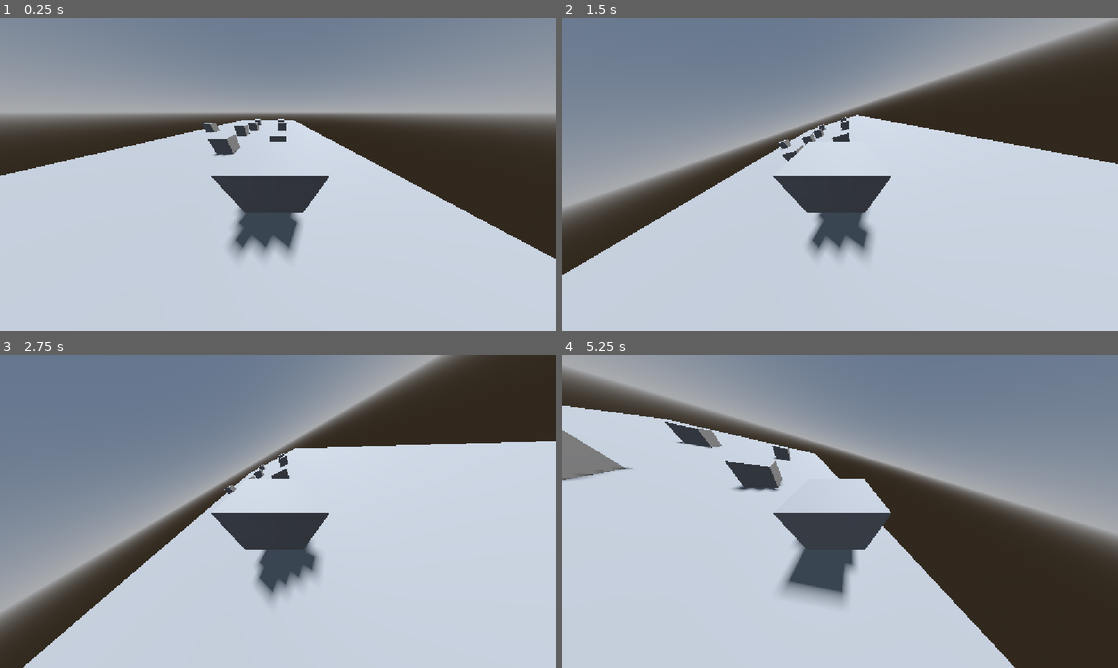
Above: before the commit, frames 1-4 (two rows, left to right).
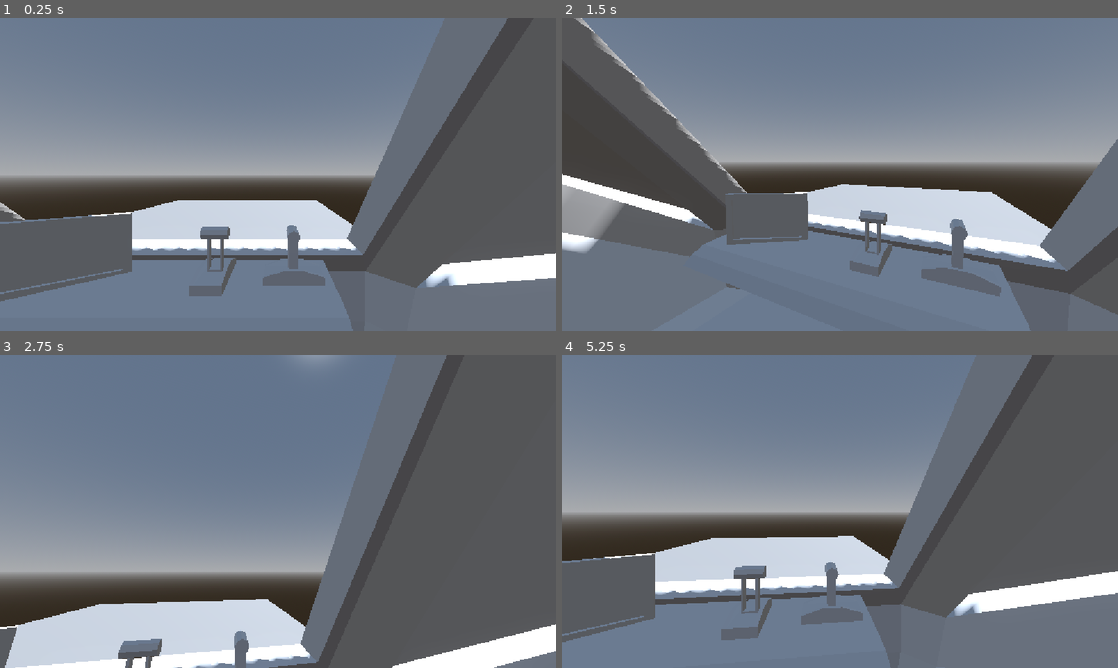
Above: after the commit, the same moments.

Repository: Koefte/space-adventures
Game: Godot game, scene res://scenes/main.tscn
The game is run twice, just before and just after one commit, with the same random seed, the same clock (stepped at 60 frames per second) and the same inputs.
Inputs (mouse positions are in pixels of both pictures, inside the frame that each line leads up to):
- Up to frame 1 (0.25 s): no input
- Up to frame 2 (1.5 s): tap Enter at 0.5 s; move the mouse to (962, 158) at 0.52 s; hold D (move_right) 0.53-1.28 s; tap Space (jump) at 0.6, 0.77, 1.07, 1.35 s; move the mouse to (728, 190) at 1.27 s; hold S (move_back) from 1.28 s (still down)
- Up to frame 3 (2.75 s): tap Space (jump) at 1.52, 1.82, 2, 2.1 s; move the mouse to (333, 442) at 2.02 s; release S (move_back) at 2.03 s; hold D (move_right) from 2.03 s (still down)
- Up to frame 4 (5.25 s): move the mouse to (812, 574) at 2.77 s; release D (move_right) at 2.78 s; hold W (move_forward) 2.78-3.53 s; tap Space (jump) at 2.85, 3.02, 3.32, 3.6, 3.77, 4.07, 4.35, 4.52, 4.82, 5.1 s; move the mouse to (1006, 558) at 3.52 s; hold A (move_left) 3.53-5.03 s; move the mouse to (673, 464) at 4.27 s; move the mouse to (867, 511) at 5.02 s; hold S (move_back) from 5.03 s (still down)

The runs differ from the first frame. In frame 1, 82% of the frame differs, in the area x 0-100%, y 0-100%; in frame 2, 79%; in frame 3, 66%; in frame 4, 86%.

Commit message:
heligie scheise

Diff:
--- a/scenes/main.tscn
+++ b/scenes/main.tscn
@@ -1,6 +1,8 @@
 [gd_scene format=3 uid="uid://d8hbxfu3gmcb"]
 
+[ext_resource type="PackedScene" uid="uid://bahrqxcfm0fqi" path="res://scenes/player.tscn" id="1_0wfyh"]
 [ext_resource type="PackedScene" uid="uid://b47p2sm5qdnxp" path="res://scenes/spaceship.tscn" id="1_o5qli"]
+[ext_resource type="Script" uid="uid://c8x0i2b8ca1gi" path="res://scripts/interact.gd" id="2_sugp2"]
 
 [sub_resource type="ProceduralSkyMaterial" id="ProceduralSkyMaterial_o5qli"]
 sky_horizon_color = Color(0.66224277, 0.6717428, 0.6867428, 1)
@@ -24,33 +26,28 @@
 shadow_enabled = true
 
 [node name="CSGBox3D" type="CSGBox3D" parent="." unique_id=604979613]
-transform = Transform3D(1, 0, 0, 0, 1, 0, 0, 0, 1, -3.0976691, -0.4116211, -9.866043)
+transform = Transform3D(1, 0, 0, 0, 1, 0, 0, 0, 1, -3.0976691, -1.7110672, -9.866043)
 use_collision = true
 size = Vector3(15.687256, 0.17675781, 29.361893)
 
+[node name="Player" parent="." unique_id=1377641394 instance=ExtResource("1_0wfyh")]
+transform = Transform3D(1, 0, 0, 0, 1, 0, 0, 0, 1, 0.40988368, 0.9966736, -0.85414135)
+
+[node name="Camera3D" parent="Player/Head" parent_id_path=PackedInt32Array(1377641394, 1476790502) index="0" unique_id=419748671]
+transform = Transform3D(1, 0, 0, 0, 1, 0, 0, 0, 1, 0, -0.43437707, 0)
+
+[node name="Interactor" type="Node3D" parent="Player" unique_id=1220830016]
+script = ExtResource("2_sugp2")
+
 [node name="Spaceship" parent="." unique_id=1268409057 instance=ExtResource("1_o5qli")]
-transform = Transform3D(1, 0, 0, 0, 1, 0, 0, 0, 1, 0, 0.56623554, 0)
+transform = Transform3D(0.5, 0, 0, 0, 0.5, 0, 0, 0, 0.5, 0, 0.56623554, 0)
 
-[node name="CSGBox3D2" type="CSGBox3D" parent="." unique_id=427714606]
-transform = Transform3D(1, 0, 0, 0, 1, 0, 0, 0, 1, 0, 0, -4.032412)
+[node name="Windows" parent="Spaceship/spaceship" parent_id_path=PackedInt32Array(1268409057, 347072524) index="0" unique_id=419081125]
+transform = Transform3D(1, 0, 0, 0, 1, 0, 0, 0, 1, 0.0017743111, 0, 0.0034601688)
 
-[node name="CSGBox3D3" type="CSGBox3D" parent="." unique_id=1356362920]
-transform = Transform3D(1, 0, 0, 0, 1, 0, 0, 0, 1, -3.181048, 0, -3.377962)
+[node name="Lever2" parent="Spaceship" index="1" unique_id=1631798591]
+transform = Transform3D(1, 0, 0, 0, 1, 0, 0, 0, 1, 0.35215437, 0.703948, -3.2331338)
 
-[node name="CSGBox3D4" type="CSGBox3D" parent="." unique_id=449554226]
-transform = Transform3D(1, 0, 0, 0, 1, 0, 0, 0, 1, -3.181048, 0, -9.949461)
-
-[node name="CSGBox3D5" type="CSGBox3D" parent="." unique_id=1137995771]
-transform = Transform3D(1, 0, 0, 0, 1, 0, 0, 0, 1, 0.55094194, 0, -9.949461)
-
-[node name="CSGBox3D6" type="CSGBox3D" parent="." unique_id=819053667]
-transform = Transform3D(1, 0, 0, 0, 1, 0, 0, 0, 1, 0.55094194, 0, -15.447153)
-
-[node name="CSGBox3D7" type="CSGBox3D" parent="." unique_id=364821096]
-transform = Transform3D(1, 0, 0, 0, 1, 0, 0, 0, 1, -3.8139071, 0, -15.447153)
-
-[node name="CSGBox3D8" type="CSGBox3D" parent="." unique_id=1110884596]
-transform = Transform3D(1, 0, 0, 0, 1, 0, 0, 0, 1, -3.8139071, 0, -7.567361)
-
-[node name="CSGBox3D9" type="CSGBox3D" parent="." unique_id=1340586155]
-transform = Transform3D(1, 0, 0, 0, 1, 0, 0, 0, 1, -8.396099, 0, -9.302578)
+[editable path="Player"]
+[editable path="Spaceship"]
+[editable path="Spaceship/spaceship"]
--- a/scenes/player.tscn
+++ b/scenes/player.tscn
@@ -2,14 +2,12 @@
 
 [ext_resource type="Script" uid="uid://cnyv5hl0oru3a" path="res://scripts/player_movement.gd" id="1_3vyb7"]
 
-[sub_resource type="CapsuleShape3D" id="CapsuleShape3D_0xdfj"]
-
-[node name="Player" type="CharacterBody3D" unique_id=1377641394]
+[node name="Player" type="Node3D" unique_id=1234967674]
+transform = Transform3D(7, 0, 0, 0, 7, 0, 0, 0, 7, 0, 0, 0)
 script = ExtResource("1_3vyb7")
 
 [node name="Head" type="Node3D" parent="." unique_id=1476790502]
+transform = Transform3D(1, 0, 0, 0, 1, 0, 0, 0, 1, 0, 0.73457575, 0)
 
 [node name="Camera3D" type="Camera3D" parent="Head" unique_id=419748671]
-
-[node name="CollisionShape3D" type="CollisionShape3D" parent="." unique_id=99217259]
-shape = SubResource("CapsuleShape3D_0xdfj")
+current = true
--- a/scenes/spaceship.gd
+++ b/scenes/spaceship.gd
@@ -4,7 +4,7 @@
 @export var move_speed: float = 3.0
 @export var steer_speed = 0.5
 @export var steer_rotation_factor = 50
-@export var deceleration_factor = 0.2
+@export var deceleration_factor = 0.8
 
 var steer_value = 0
 var movement = Vector3.ZERO
@@ -12,15 +12,15 @@
 @onready var ship_node = $CSGBox3D
 
 func _physics_process(delta: float) -> void:
-
-	if Input.is_action_pressed("move_forward"):
+	return
+	if false:
 		movement = Vector3.FORWARD * move_speed
 	else :
-		movement.z = lerpf(movement.z, 0, deceleration_factor * delta * delta)
+		movement.z = lerpf(movement.z, 0, deceleration_factor * delta)
 
-	if Input.is_action_pressed("move_left"):
+	if false:
 		steer_value = lerpf(steer_value, 1,steer_speed*delta)
-	elif Input.is_action_pressed("move_right"):
+	elif false:
 		steer_value = lerpf(steer_value, -1,steer_speed*delta)
 
 	rotation_degrees.z = steer_value * 45
--- a/scenes/spaceship.tscn
+++ b/scenes/spaceship.tscn
@@ -1,15 +1,18 @@
 [gd_scene format=3 uid="uid://b47p2sm5qdnxp"]
 
 [ext_resource type="Script" uid="uid://da46hymo2ogrl" path="res://scenes/spaceship.gd" id="1_yqmju"]
+[ext_resource type="PackedScene" uid="uid://bv3su3k5alh2f" path="res://assets/spaceship.glb" id="3_v0rat"]
+[ext_resource type="PackedScene" uid="uid://dnh8xsnrpbcsp" path="res://assets/Lever.glb" id="3_xs8u7"]
 
 [node name="Spaceship" type="CharacterBody3D" unique_id=1268409057]
 script = ExtResource("1_yqmju")
 
-[node name="CSGBox3D" type="CSGBox3D" parent="." unique_id=1518941703]
-transform = Transform3D(1, 0, 0, 0, 1, 0, 0, 0, 1, -0.07495117, 0, 0)
-size = Vector3(1.1499023, 1, 1)
+[node name="spaceship" parent="." unique_id=347072524 instance=ExtResource("3_v0rat")]
 
-[node name="Camera3D" type="Camera3D" parent="." unique_id=932853371]
-transform = Transform3D(1, 0, 0, 0, 0.7343855, 0.6787326, 0, -0.6787326, 0.7343855, 0, 0.95842105, 0.9697366)
-current = true
-fov = 133.2
+[node name="Lever2" parent="." unique_id=1631798591 instance=ExtResource("3_xs8u7")]
+transform = Transform3D(1, 0, 0, 0, 1, 0, 0, 0, 1, 0.35215437, 0.70394796, -3.2331338)
+
+[node name="Lever3" parent="." unique_id=1124405424 instance=ExtResource("3_xs8u7")]
+transform = Transform3D(-4.371139e-08, 0, -1, 0, 1, 0, 1, 0, -4.371139e-08, 0.9309309, 0.6991952, -3.2331338)
+
+[editable path="spaceship"]
--- /dev/null
+++ b/scripts/interact.gd
@@ -0,0 +1,4 @@
+extends Node3D
+
+func _process(_delta:float) -> void:
+	pass
--- a/scripts/player_movement.gd
+++ b/scripts/player_movement.gd
@@ -1,4 +1,4 @@
-extends CharacterBody3D
+extends Node3D
 
 @export var move_speed: float = 5.0
 @export var jump_velocity: float = 4.5
@@ -31,35 +31,3 @@
 		head.rotate_y(-event.relative.x * mouse_sensitivity)
 		camera.rotate_x(-event.relative.y * mouse_sensitivity)
 		camera.rotation.x = clampf(camera.rotation.x, -deg_to_rad(85), deg_to_rad(85))
-
-
-
-func _physics_process(delta: float) -> void:
-	if not is_on_floor():
-		velocity.y -= gravity * delta
-
-
-
-
-
-
-
-
-	if Input.is_action_just_pressed("jump") and is_on_floor():
-		velocity.y = jump_velocity
-
-
-
-	var input_dir := Input.get_vector("move_left", "move_right", "move_forward", "move_back")
-	var direction = (head.global_transform.basis * Vector3(input_dir.x, 0, input_dir.y)).normalized()
-
-
-
-	if direction:
-		velocity.x = lerpf(velocity.x, direction.x * move_speed, acceleration * delta)
-		velocity.z = lerpf(velocity.z, direction.z * move_speed, acceleration * delta)
-	else:
-		velocity.x = lerpf(velocity.x, 0.0, acceleration * delta)
-		velocity.z = lerpf(velocity.z, 0.0, acceleration * delta)
-
-	move_and_slide()
Binary file added: assets/Button.glb
Not shown, added: assets/Button.glb.import
Binary file added: assets/Lever.glb
Not shown, changed: assets/Lever.glb.import
Not shown, added: assets/blender/Button.blend.import
Not shown, changed: assets/blender/Lever.blend.import
Not shown, added: assets/blender/spaceship.blend.import
Binary file added: assets/spaceship.glb
Not shown, added: assets/spaceship.glb.import
Not shown, added: scripts/interact.gd.uid
Not shown, added: assets/Button.blend1
Not shown, added: assets/blender/Button.blend
(and 7 more such lines)
